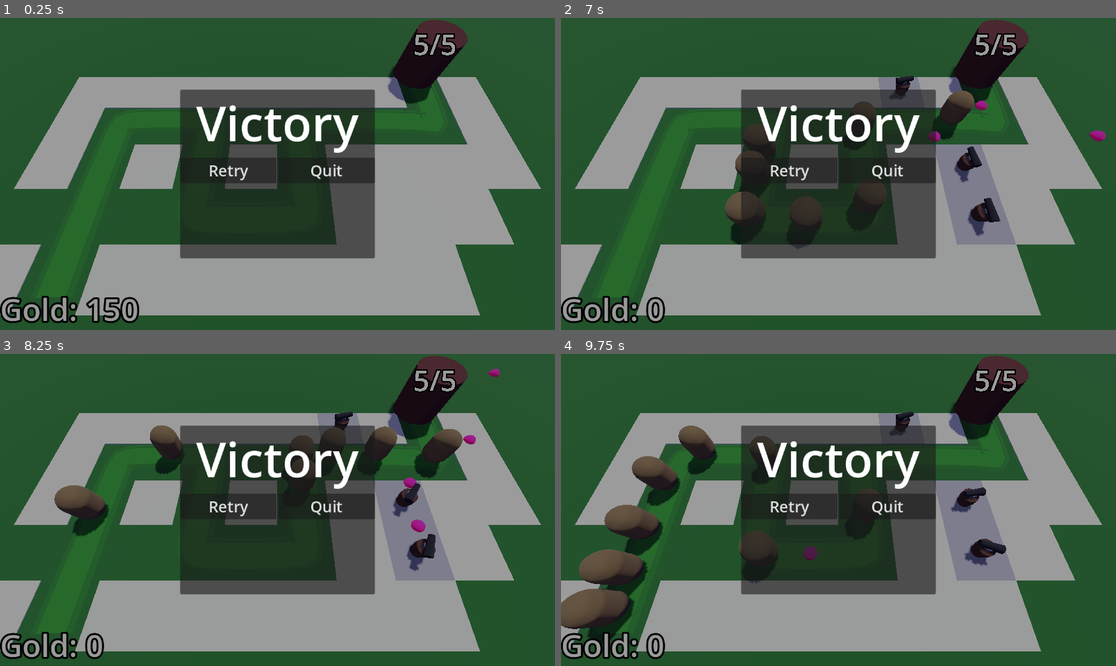
Above: before the commit, frames 1-4 (two rows, left to right).
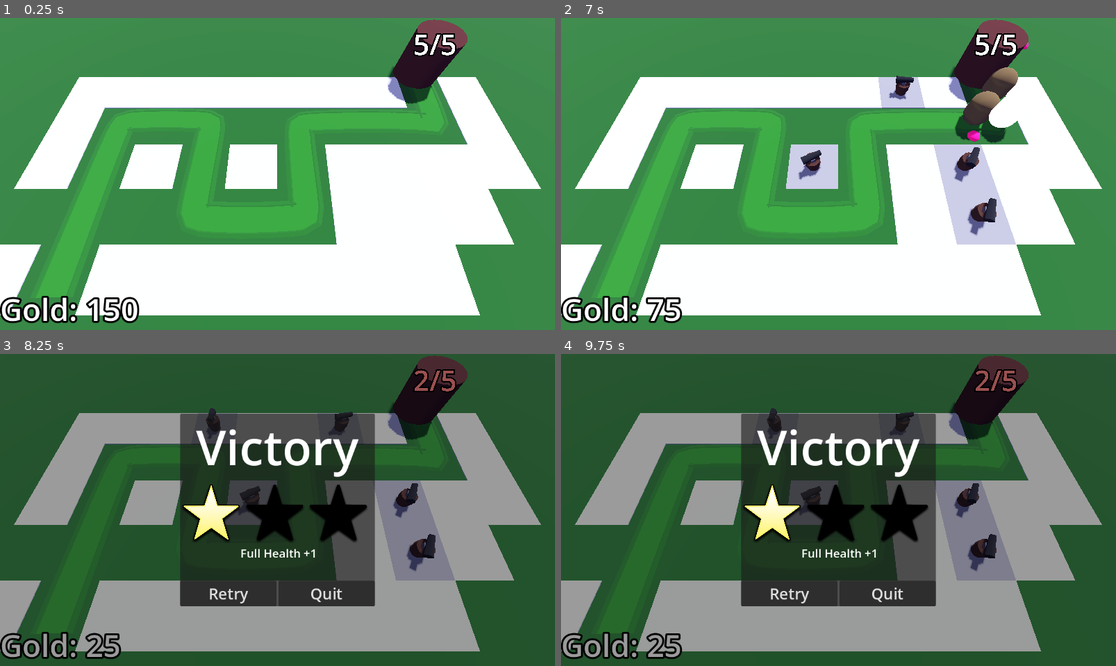
Above: after the commit, the same moments.

Repository: fbcs-hailey/Barbarian_blaster2
Game: Godot game, scene res://Base/base.tscn
The game is run twice, just before and just after one commit, with the same random seed, the same clock (stepped at 60 frames per second) and the same inputs.
Inputs (mouse positions are in pixels of both pictures, inside the frame that each line leads up to):
- Up to frame 1 (0.25 s): no input
- Up to frame 2 (7 s): click (788, 170) at 0.5 s, where only the run before the commit has a clickable "Retry"; click (788, 170) at 1.25 s, where only the run before the commit has a clickable "Retry"; click (788, 170) at 2 s, where only the run before the commit has a clickable "Retry"; move the mouse to (960, 158) at 2.77 s; click (960, 158) at 2.85 s; move the mouse to (727, 189) at 3.52 s; click (727, 189) at 3.6 s; move the mouse to (894, 105) at 4.27 s; click (894, 105) at 4.35 s; move the mouse to (810, 236) at 5.02 s; click (810, 236) at 5.1 s; move the mouse to (1005, 220) at 5.77 s; click (1005, 220) at 5.85 s; move the mouse to (672, 127) at 6.52 s; click (672, 127) at 6.6 s
- Up to frame 3 (8.25 s): move the mouse to (305, 510) at 7.27 s; click (305, 510) at 7.35 s; move the mouse to (194, 432) at 8.02 s; click (194, 432) at 8.1 s
- Up to frame 4 (9.75 s): move the mouse to (960, 494) at 8.77 s; click (960, 494) at 8.85 s; move the mouse to (727, 525) at 9.52 s; click (727, 525) at 9.6 s

The runs differ from the first frame. In frame 1, 98% of the frame differs, in the area x 0-100%, y 0-100%; in frame 2, 98%; in frame 3, 14%; in frame 4, 16%.
Error before the commit: Invalid access to property or key 'gold' on a base object of type 'null instance'. (res://Enemy/enemy.gd:18)

Commit message:
Finsih end ghame

Diff:
--- a/Base/base.tscn
+++ b/Base/base.tscn
@@ -82,7 +82,7 @@
 script = ExtResource("3_77y2d")
 enemy_scene = ExtResource("2_n5f2c")
 difMan = NodePath("../DifficultyManager")
-vicLayer = NodePath("")
+vicLayer = NodePath("../VictoryLayer")
 
 [node name="Road" type="CSGPolygon3D" parent="EnemyPath" unique_id=395570752]
 polygon = PackedVector2Array(-1.3, 0, -1, 0.05, 1, 0.05, 1.3, 0)
@@ -162,6 +162,7 @@
 [node name="DifficultyManager" parent="." unique_id=127308213 instance=ExtResource("9_ka7hq")]
 
 [node name="VictoryLayer" parent="." unique_id=599948300 instance=ExtResource("10_2hat1")]
+visible = false
 
 [connection signal="timeout" from="EnemyPath/Timer" to="EnemyPath" method="_on_timer_timeout"]
 [connection signal="stop_spawning_enemies" from="DifficultyManager" to="EnemyPath" method="_on_difficulty_manager_stop_spawning_enemies"]
--- a/Base/path_3d.gd
+++ b/Base/path_3d.gd
@@ -2,14 +2,18 @@
 
 @export var enemy_scene:PackedScene
 @export var difMan:Node
+@export var vicLayer:CanvasLayer
+
+
+
 @onready var timer: Timer = $Timer
-@export var vicLayer:CanvasLayer
+
 
 func spawn_enemy():
 	var cur_enemy=enemy_scene.instantiate()
 	cur_enemy.max_health=difMan.get_enemy_health()
 	add_child(cur_enemy)
-	#cur_enemy.tree_exited.connect(enemy_defeated())
+	cur_enemy.tree_exited.connect(enemy_defeated)
 	timer.wait_time=difMan.get_spawn_time()
 
 func enemy_defeated():
@@ -17,7 +21,7 @@
 		for child in get_children():
 			if child is Enemy:
 				return
-		vicLayer.visible=true
+		vicLayer.victory()
 
 func _on_timer_timeout() -> void:
 	spawn_enemy()
--- a/Enemy/enemy.gd
+++ b/Enemy/enemy.gd
@@ -7,7 +7,7 @@
 @export var max_health:int=50
 @onready var animation_player: AnimationPlayer = $AnimationPlayer
 @export var pay:int=25
-@onready var bank:Bank= $Bank
+@onready var bank:=get_tree().get_first_node_in_group("bank")
 
 var health:int:
 	set(new_health):
@@ -25,6 +25,6 @@
 # Called every frame. 'delta' is the elapsed time since the previous frame.
 func _process(delta: float) -> void:
 	progress+=delta*speed
-	if progress_ratio==1.0:
+	if progress_ratio> 0.99:
 		home.take_damage()
 		queue_free()
--- a/home/home.gd
+++ b/home/home.gd
@@ -20,6 +20,5 @@
 	#Engine.time_scale=5
 	health=max_health
 
-
 func take_damage()-> void:
 	health-=1
--- a/meow/victory_layer.gd
+++ b/meow/victory_layer.gd
@@ -1,11 +1,23 @@
 extends CanvasLayer
 
-
+@onready var base:=get_tree().get_first_node_in_group('home')
+@onready var bank:=get_tree().get_first_node_in_group('bank')
+@onready var star_2: TextureRect = %Star2
+@onready var star_3: TextureRect = %Star3
+@onready var health: Label = %Health
+@onready var money: Label = %Money
 
 func _on_button_pressed() -> void:
 	get_tree().reload_current_scene()
-	print('retry')
-
 
 func _on_button_2_pressed() -> void:
-	get_tree()
+	get_tree().quit()
+
+func victory():
+	visible=true
+	if base.health==base.max_health:
+		star_2.modulate=Color.WHITE
+		health.visible=true
+	if bank.gold>200:
+		star_3.modulate=Color.WHITE
+		money.visible=true
--- a/meow/victory_layer.tscn
+++ b/meow/victory_layer.tscn
@@ -1,14 +1,24 @@
-[gd_scene load_steps=3 format=3 uid="uid://d2kd5vomcxpgh"]
+[gd_scene format=3 uid="uid://d2kd5vomcxpgh"]
 
 [ext_resource type="Script" uid="uid://cgldup5tgug13" path="res://meow/victory_layer.gd" id="1_8u7vy"]
+[ext_resource type="Texture2D" uid="uid://ctcdpcxm3ggqi" path="res://asstes/star.png" id="2_sxyvr"]
 
 [sub_resource type="LabelSettings" id="LabelSettings_lmu8o"]
 font_size = 100
 
-[node name="VictoryLayer" type="CanvasLayer"]
+[sub_resource type="LabelSettings" id="LabelSettings_sxyvr"]
+font_size = 24
+
+[sub_resource type="LabelSettings" id="LabelSettings_7ns04"]
+font_size = 24
+
+[sub_resource type="LabelSettings" id="LabelSettings_hjuck"]
+font_size = 24
+
+[node name="VictoryLayer" type="CanvasLayer" unique_id=998706339]
 script = ExtResource("1_8u7vy")
 
-[node name="ColorRect" type="ColorRect" parent="."]
+[node name="ColorRect" type="ColorRect" parent="." unique_id=2088587850]
 anchors_preset = 15
 anchor_right = 1.0
 anchor_bottom = 1.0
@@ -16,38 +26,92 @@
 grow_vertical = 2
 color = Color(0, 0, 0, 0.39215687)
 
-[node name="CenterContainer" type="CenterContainer" parent="."]
+[node name="CenterContainer" type="CenterContainer" parent="." unique_id=1887091549]
 anchors_preset = 15
 anchor_right = 1.0
 anchor_bottom = 1.0
 grow_horizontal = 2
 grow_vertical = 2
 
-[node name="PanelContainer" type="PanelContainer" parent="CenterContainer"]
-custom_minimum_size = Vector2(400, 350)
+[node name="PanelContainer" type="PanelContainer" parent="CenterContainer" unique_id=1323100118]
+custom_minimum_size = Vector2(400, 400)
 layout_mode = 2
 
-[node name="VBoxContainer" type="VBoxContainer" parent="CenterContainer/PanelContainer"]
+[node name="VBoxContainer" type="VBoxContainer" parent="CenterContainer/PanelContainer" unique_id=781783381]
 layout_direction = 2
 layout_mode = 2
 
-[node name="Label" type="Label" parent="CenterContainer/PanelContainer/VBoxContainer"]
+[node name="Label" type="Label" parent="CenterContainer/PanelContainer/VBoxContainer" unique_id=812725360]
 layout_mode = 2
 text = "Victory"
 label_settings = SubResource("LabelSettings_lmu8o")
 horizontal_alignment = 1
 
-[node name="HBoxContainer" type="HBoxContainer" parent="CenterContainer/PanelContainer/VBoxContainer"]
+[node name="StarCon" type="HBoxContainer" parent="CenterContainer/PanelContainer/VBoxContainer" unique_id=390051896]
 layout_mode = 2
+
+[node name="Star1" type="TextureRect" parent="CenterContainer/PanelContainer/VBoxContainer/StarCon" unique_id=498405296]
+custom_minimum_size = Vector2(128, 128)
+layout_mode = 2
+texture = ExtResource("2_sxyvr")
+expand_mode = 2
+stretch_mode = 6
+
+[node name="Star2" type="TextureRect" parent="CenterContainer/PanelContainer/VBoxContainer/StarCon" unique_id=1094549374]
+unique_name_in_owner = true
+modulate = Color(0, 0, 0, 1)
+custom_minimum_size = Vector2(128, 128)
+layout_mode = 2
+texture = ExtResource("2_sxyvr")
+expand_mode = 2
+stretch_mode = 6
+
+[node name="Star3" type="TextureRect" parent="CenterContainer/PanelContainer/VBoxContainer/StarCon" unique_id=220655808]
+unique_name_in_owner = true
+modulate = Color(0, 0, 0, 1)
+custom_minimum_size = Vector2(128, 128)
+layout_mode = 2
+texture = ExtResource("2_sxyvr")
+expand_mode = 2
+stretch_mode = 6
+
+[node name="Health" type="Label" parent="CenterContainer/PanelContainer/VBoxContainer" unique_id=160557207]
+unique_name_in_owner = true
+custom_minimum_size = Vector2(133, 0)
+layout_mode = 2
+text = " Full Health +1"
+label_settings = SubResource("LabelSettings_sxyvr")
+horizontal_alignment = 1
+
+[node name="Survive" type="Label" parent="CenterContainer/PanelContainer/VBoxContainer" unique_id=1629308574]
+unique_name_in_owner = true
+visible = false
+custom_minimum_size = Vector2(133, 0)
+layout_mode = 2
+text = "Survived +1"
+label_settings = SubResource("LabelSettings_7ns04")
+horizontal_alignment = 1
+
+[node name="Money" type="Label" parent="CenterContainer/PanelContainer/VBoxContainer" unique_id=2134469857]
+unique_name_in_owner = true
+visible = false
+layout_mode = 2
+text = "money money money +1"
+label_settings = SubResource("LabelSettings_hjuck")
+horizontal_alignment = 1
+
+[node name="HBoxContainer" type="HBoxContainer" parent="CenterContainer/PanelContainer/VBoxContainer" unique_id=807478207]
+layout_mode = 2
+size_flags_vertical = 10
 alignment = 1
 
-[node name="Button" type="Button" parent="CenterContainer/PanelContainer/VBoxContainer/HBoxContainer"]
+[node name="Button" type="Button" parent="CenterContainer/PanelContainer/VBoxContainer/HBoxContainer" unique_id=2019153022]
 custom_minimum_size = Vector2(200, 0)
 layout_mode = 2
 theme_override_font_sizes/font_size = 32
 text = "Retry"
 
-[node name="Button2" type="Button" parent="CenterContainer/PanelContainer/VBoxContainer/HBoxContainer"]
+[node name="Button2" type="Button" parent="CenterContainer/PanelContainer/VBoxContainer/HBoxContainer" unique_id=1647536784]
 custom_minimum_size = Vector2(200, 0)
 layout_mode = 2
 theme_override_font_sizes/font_size = 32
--- a/project.godot
+++ b/project.godot
@@ -16,7 +16,7 @@
 
 config/name="BarbarianBlaster"
 run/main_scene="uid://ca1b1o4wfvaqd"
-config/features=PackedStringArray("4.5", "Forward Plus")
+config/features=PackedStringArray("4.6", "Forward Plus")
 config/icon="res://icon.svg"
 
 [global_group]
Binary file added: asstes/star.png
Not shown, added: asstes/star.png.import
